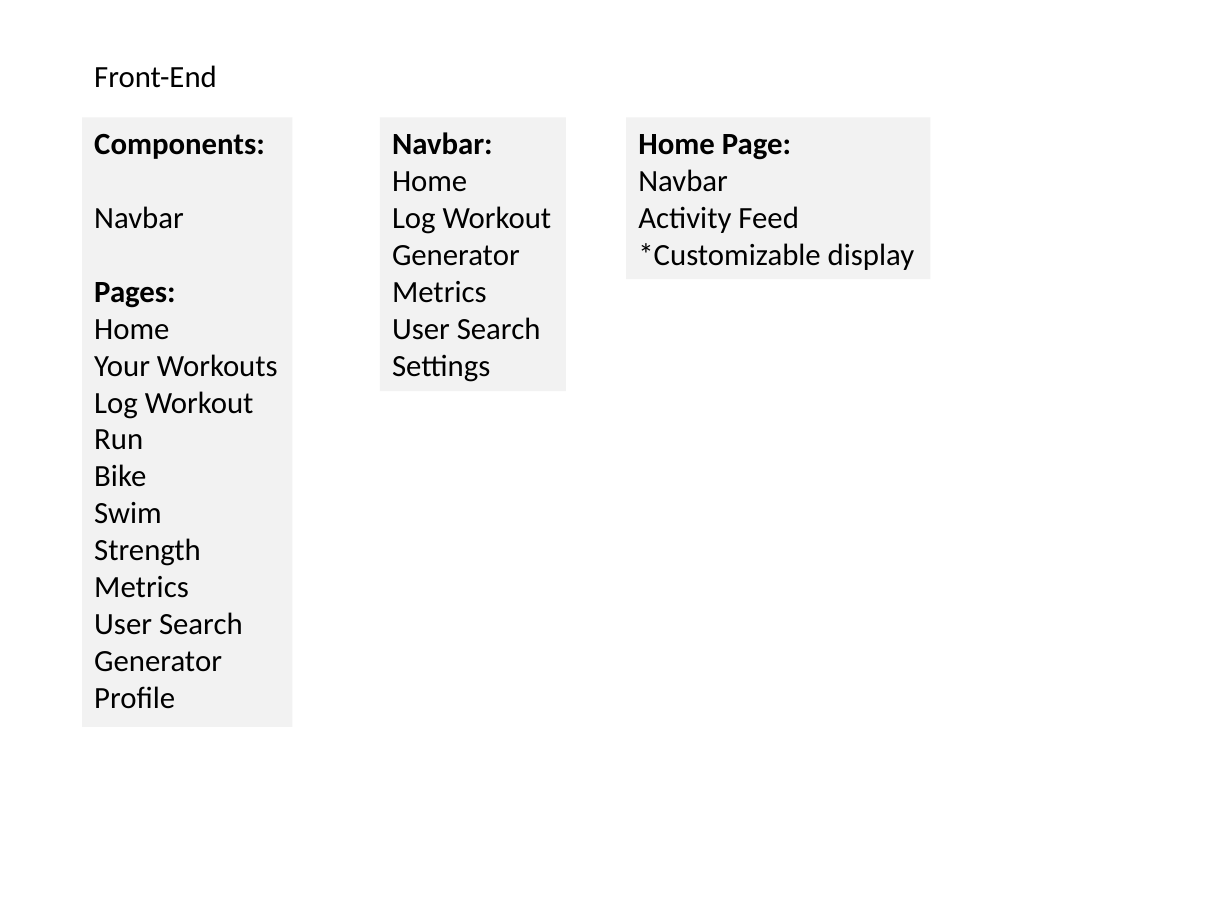
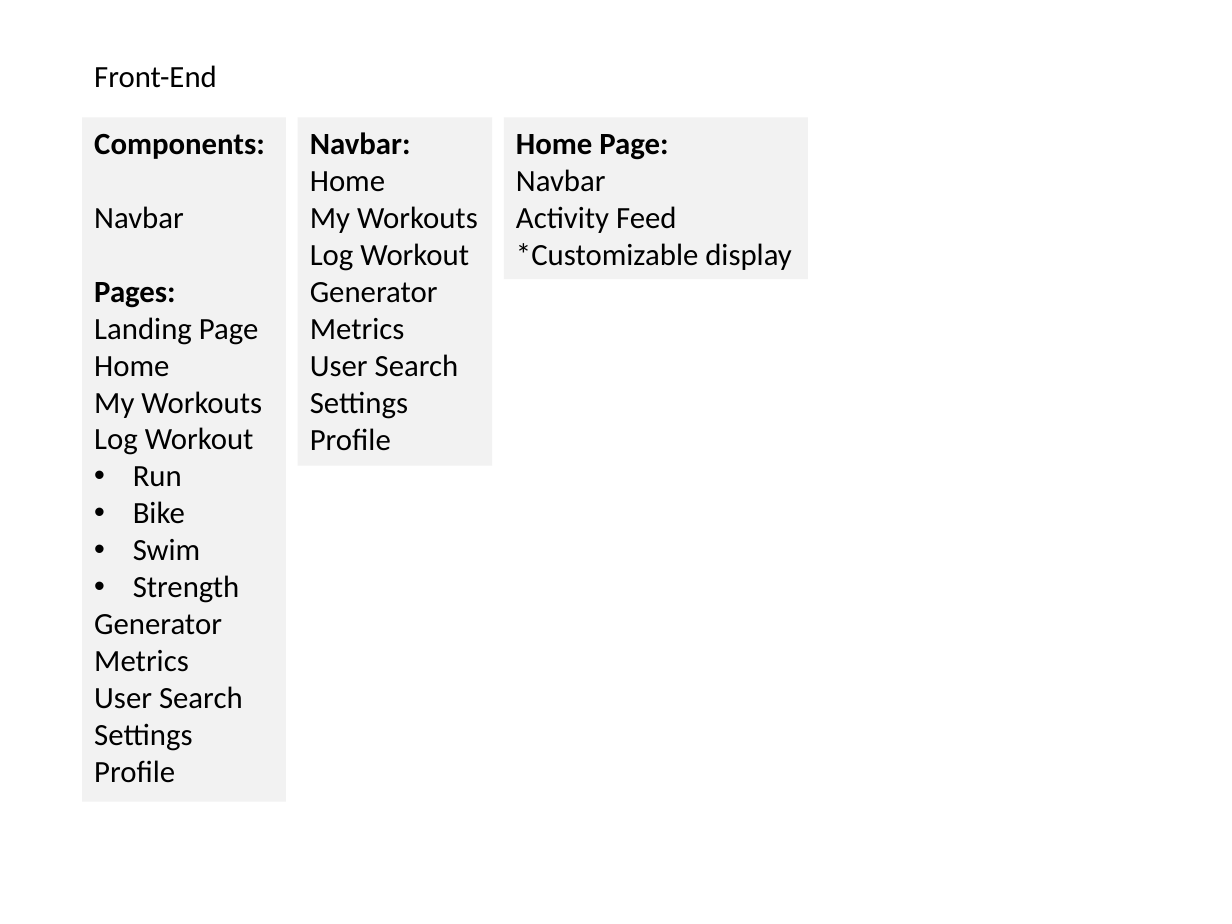
Before and after one commit to curtisyungen/outwork-1.0, a slide deck: slide 2 of Outline.pptx. Drawn at 1232x924 pixels with LibreOffice and Linux fonts; fonts in the diff are those of the drawing. Boxes give left, top, right and bottom in pixels: in the first picture for what was removed or moved away, otherwise in the second. Text is boxed around its words. In the diff, an @@ line names an element or a change of style, - is before the commit and + after.

```diff
--- a/Outline.pptx
+++ b/Outline.pptx
@@ rectangle "Components:": place and size @@
-rectangle "Components:" at [83,117,293,727]
+rectangle "Components:" at [83,117,286,801]
@@ rectangle "Navbar:": place and size @@
-rectangle "Navbar:" at [379,117,565,391]
+rectangle "Navbar:" at [298,117,493,466]
@@ rectangle "Home Page:": place and size @@
-rectangle "Home Page:" at [626,117,930,278]
+rectangle "Home Page:" at [504,117,808,278]
@@ text in rectangle at [310,206,478,233]: paragraph added @@
+My Workouts
@@ text in rectangle at [94,317,259,345]: paragraph added @@
+Landing Page
@@ text in rectangle at [94,391,262,418]: text changed @@
-Your Workouts
+My Workouts
@@ text in rectangle at [310,428,391,451]: paragraph added @@
+Profile
@@ text in rectangle at [133,466,240,603]: bullet none to • @@
@@ text in rectangle at [94,614,222,635]: paragraph added @@
+Generator
@@ text in rectangle at [94,723,192,751]: text changed @@
-Generator
+Settings
```
Also in this commit, not shown: 1 slide added.
